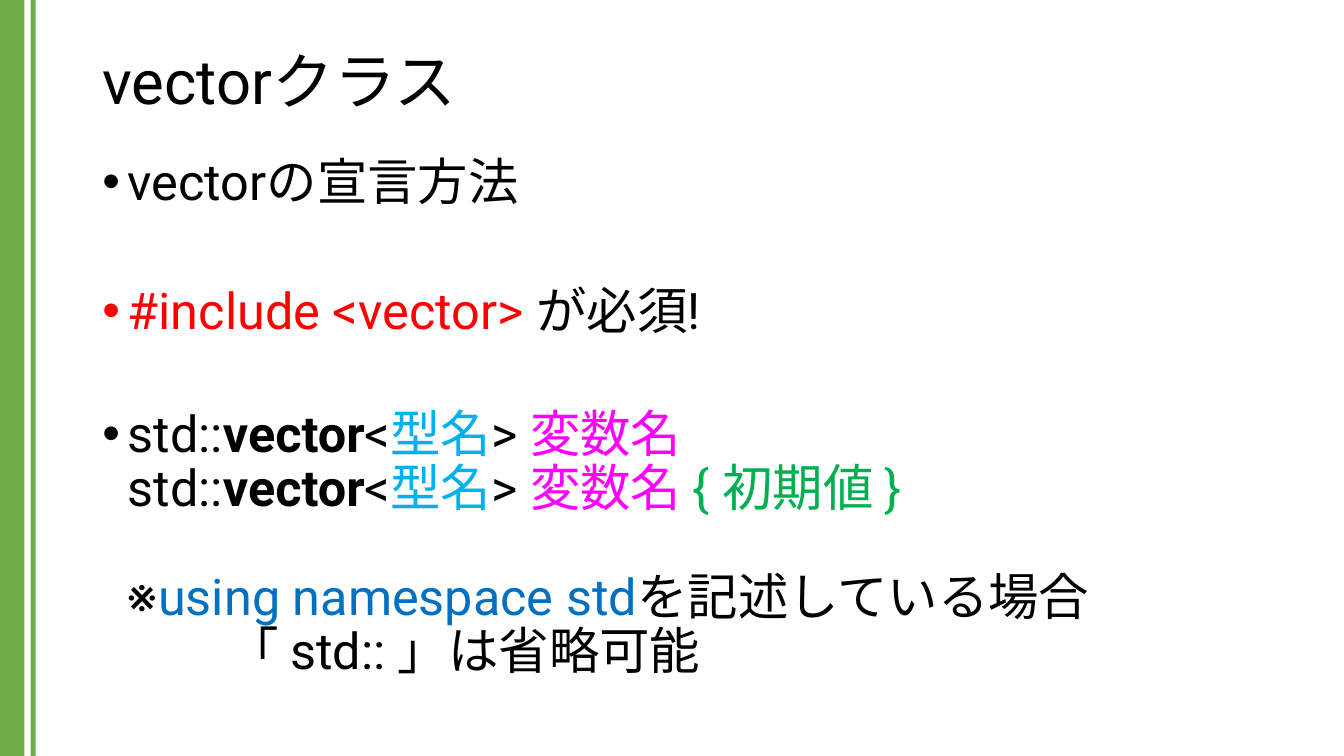
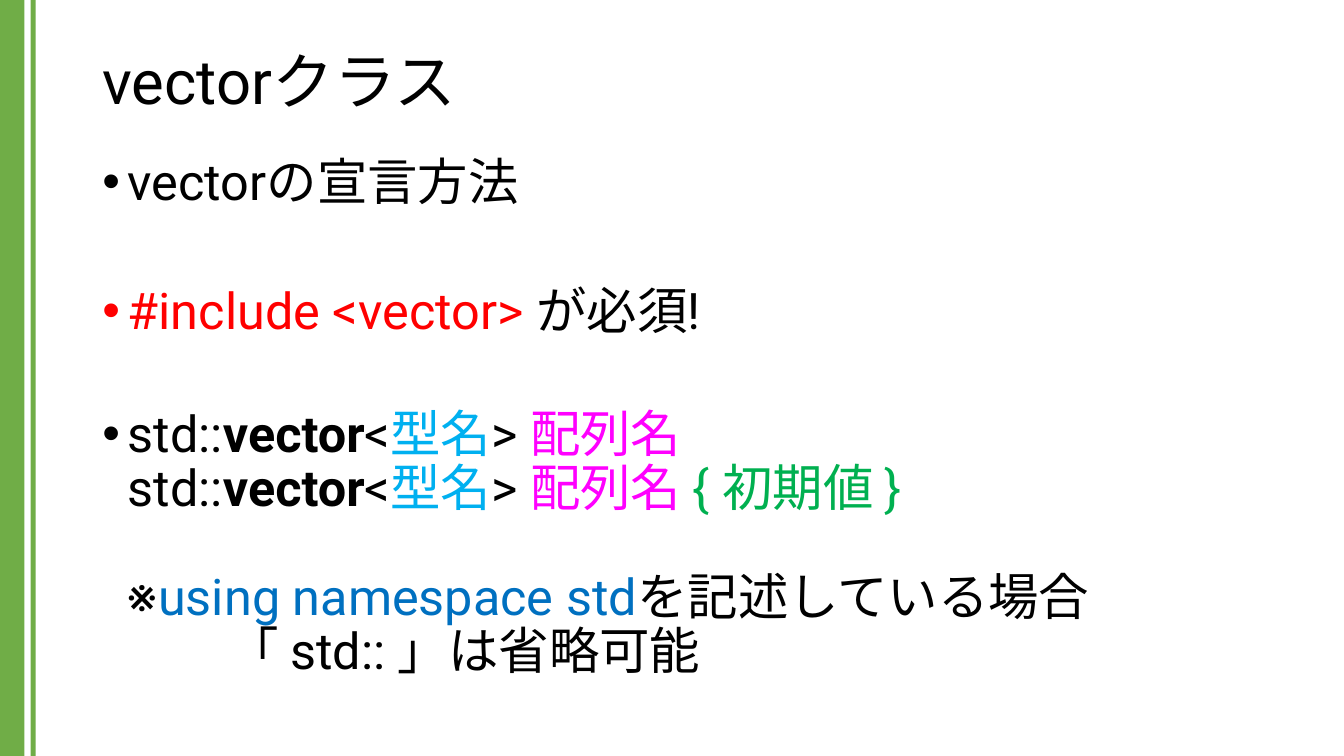
Before and after one commit to kic-murata/cpp2024, a slide deck: slide 10 of 授業資料/講義資料：Vectorクラス.pptx. Drawn at 1344x756 pixels with LibreOffice and Linux fonts; fonts in the diff are those of the drawing. Boxes give left, top, right and bottom in pixels: in the first picture for what was removed or moved away, otherwise in the second. Text is boxed around its words. In the diff, an @@ line names an element or a change of style, - is before the commit and + after.

```diff
--- a/授業資料/講義資料：Vectorクラス.pptx
+++ b/授業資料/講義資料：Vectorクラス.pptx
@@ text at (128, 409, 1089, 674): text changed @@
-• std::vector<型名> 変数名
-  std::vector<型名> 変数名 { 初期値 }
-  ※using namespace stdを記述している場合
-  「 std:: 」は省略可能
+• std::vector<型名> 配列名
+  std::vector<型名> 配列名 { 初期値 }
+  ※using namespace stdを記述している場合
+  「 std:: 」は省略可能
```
Also in this commit, not shown: 3 other slides changed.
